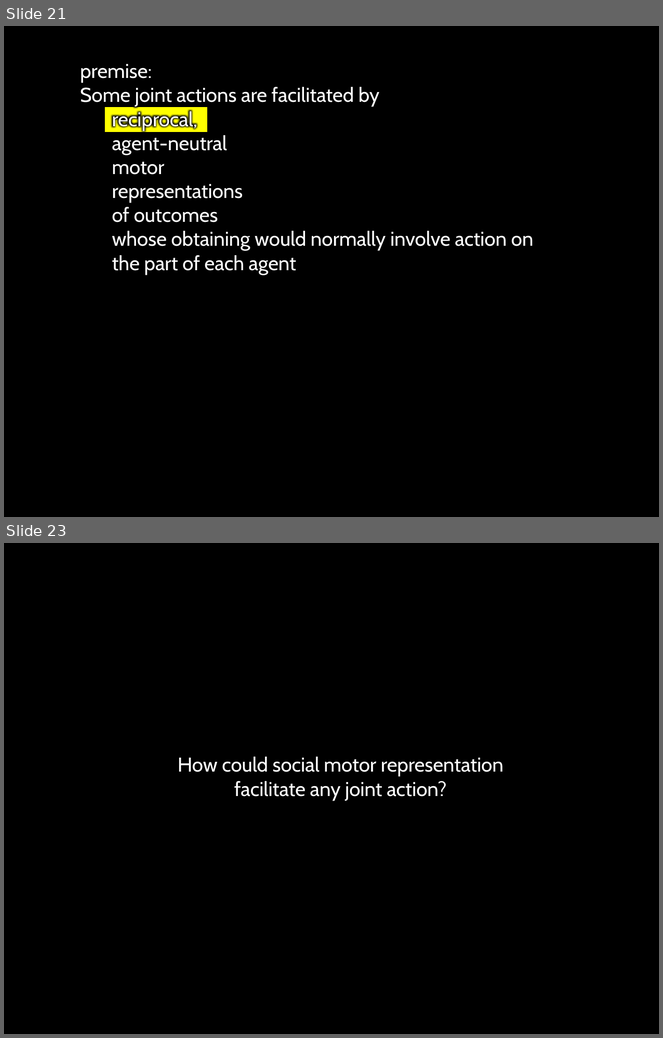
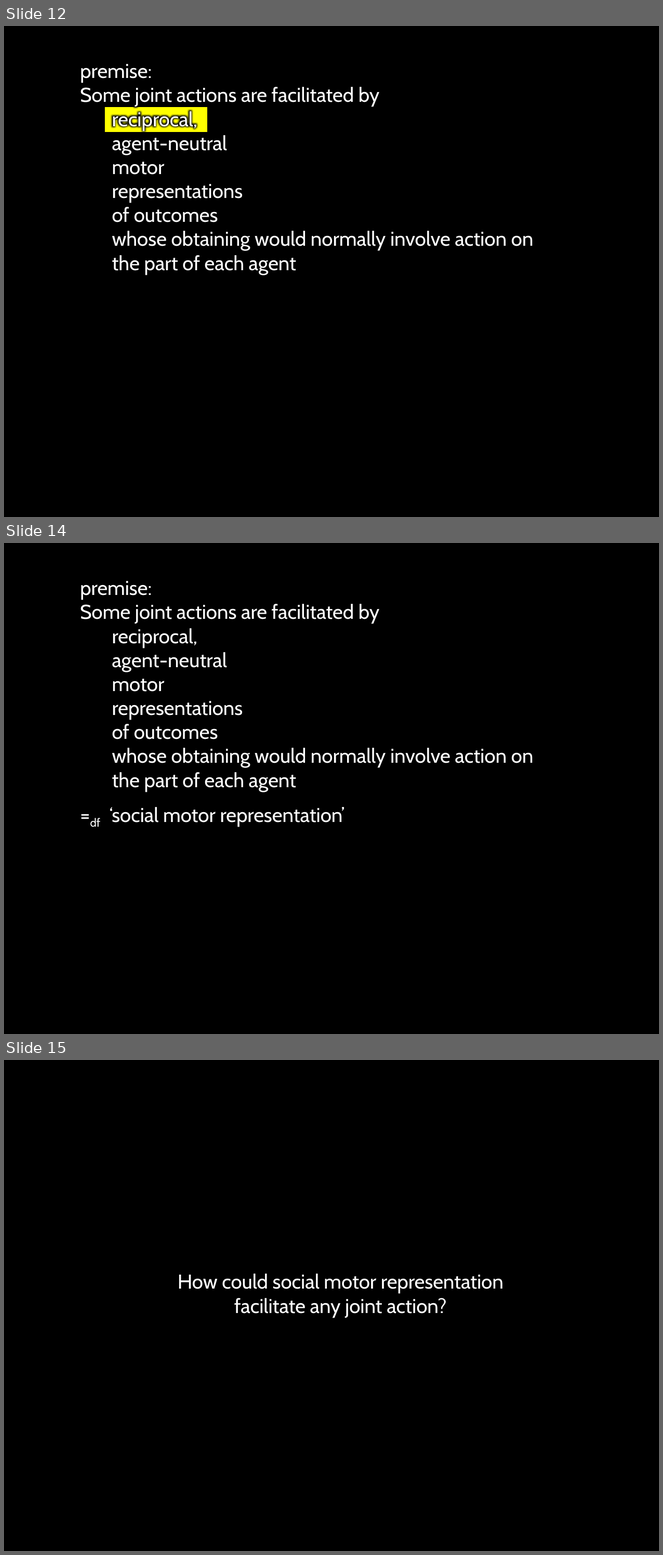
Before and after one commit to butterfill/writing, a slide deck: intention motor representation joint action (paper 3)/conf collective intentionality manchester 2012/motor representation and shared intention - manchester collective intentionality 2012.pptx. Shown one above the other, each under a label of ours: slides 21 and 23 before the commit, slides 12, 14 and 15 after it; the slides between them are not shown. The pictures are 663x1038 and 663x1555 pixels, drawn with LibreOffice and Linux fonts; fonts in the diff are those of the drawing. Boxes give left, top, right and bottom in pixels: in the first picture for what was removed or moved away, otherwise in the second. Text is boxed around its words. In the diff, an @@ line names an element or a change of style, - is before the commit and + after.

```diff
--- a/intention motor representation joint action (paper 3)/conf collective intentionality manchester 2012/motor representation and shared intention - manchester collective intentionality 2012.pptx
+++ b/intention motor representation joint action (paper 3)/conf collective intentionality manchester 2012/motor representation and shared intention - manchester collective intentionality 2012.pptx
@@ slide 14 added at [4,543,659,1034], background #000000 @@
@@ text added at [80,581,534,792], 22 pt, text #FFFFFF @@
+premise:
+Some joint actions are facilitated by
+reciprocal,
+agent-neutral
+motor
+representations
+of outcomes
+whose obtaining would normally involve action on the part of each agent
@@ text added at [90,807,345,827], 22 pt, text #FFFFFF @@
+=df ‘social motor representation’
@@ what was slide 21 is now slide 12 @@
@@ what was slide 23 is now slide 15 @@
```
Also in this commit, not shown: 13 slides changed, 17 other slides added, 1 slide removed, 3 other files.
